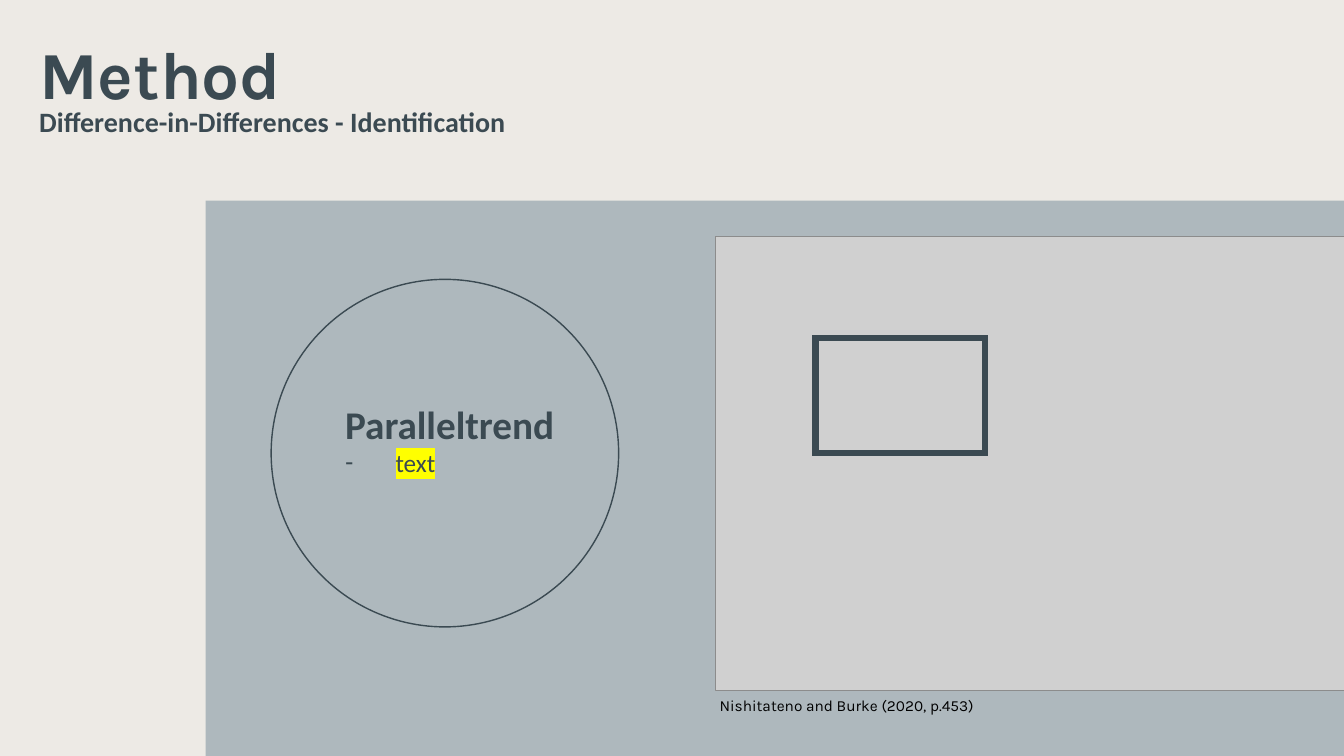
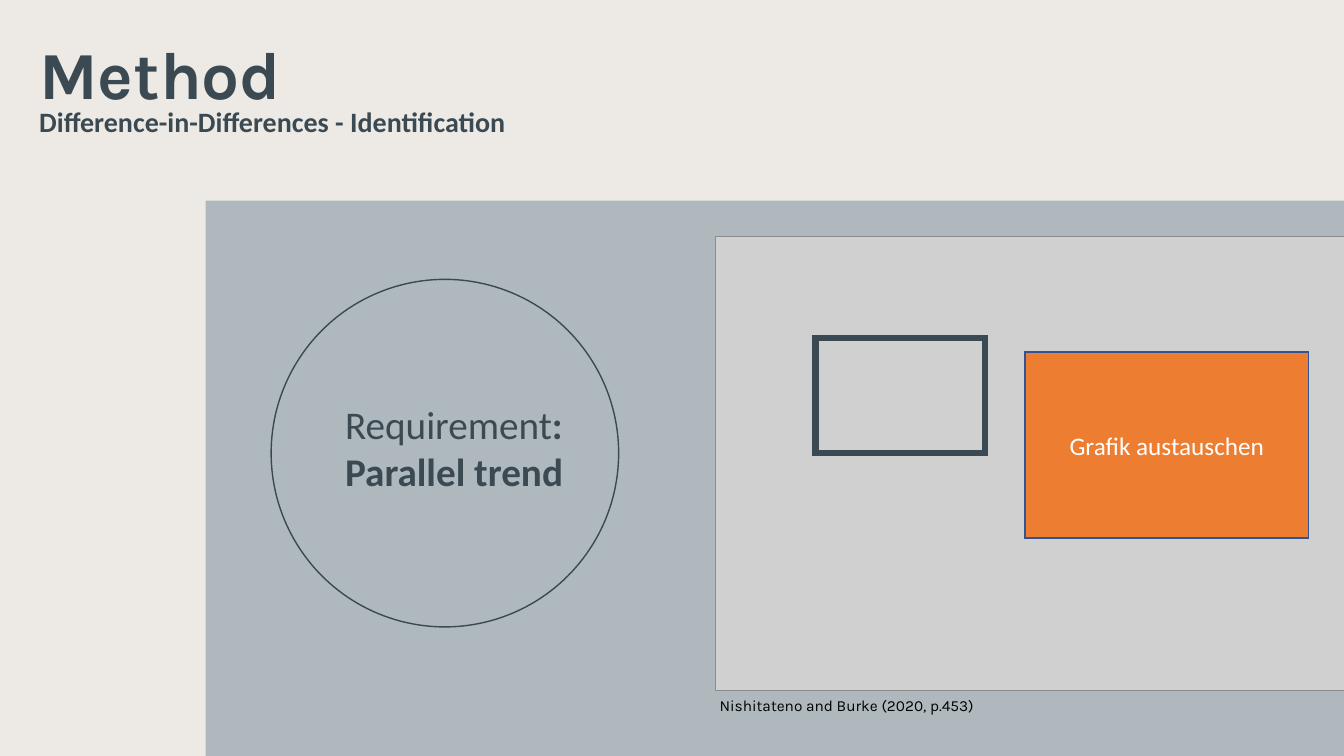
Before and after one commit to lemonhead94/urban_air_quality_jp, a slide deck: slide 7 of Studer_Koch_Urban_air_quality.pptx. Drawn at 1344x756 pixels with LibreOffice and Linux fonts; fonts in the diff are those of the drawing; grey boxes stand for pictures. Boxes give left, top, right and bottom in pixels: in the first picture for what was removed or moved away, otherwise in the second. Text is boxed around its words. In the diff, an @@ line names an element or a change of style, - is before the commit and + after.

Commit message:
Text in the Report and Power Point adjustments

```diff
--- a/Studer_Koch_Urban_air_quality.pptx
+++ b/Studer_Koch_Urban_air_quality.pptx
@@ rectangle added at [1025,352,1309,538], fill #ED7D31, outline #325491 1 pt, 18 pt, text #FFFFFF @@
+Grafik austauschen
@@ text at [345,412,563,486]: text changed @@
-Paralleltrend
-– text
+Requirement: Parallel trend
```
Also in this commit, not shown: 9 other slides changed, 1 slide added, 2 other files.
